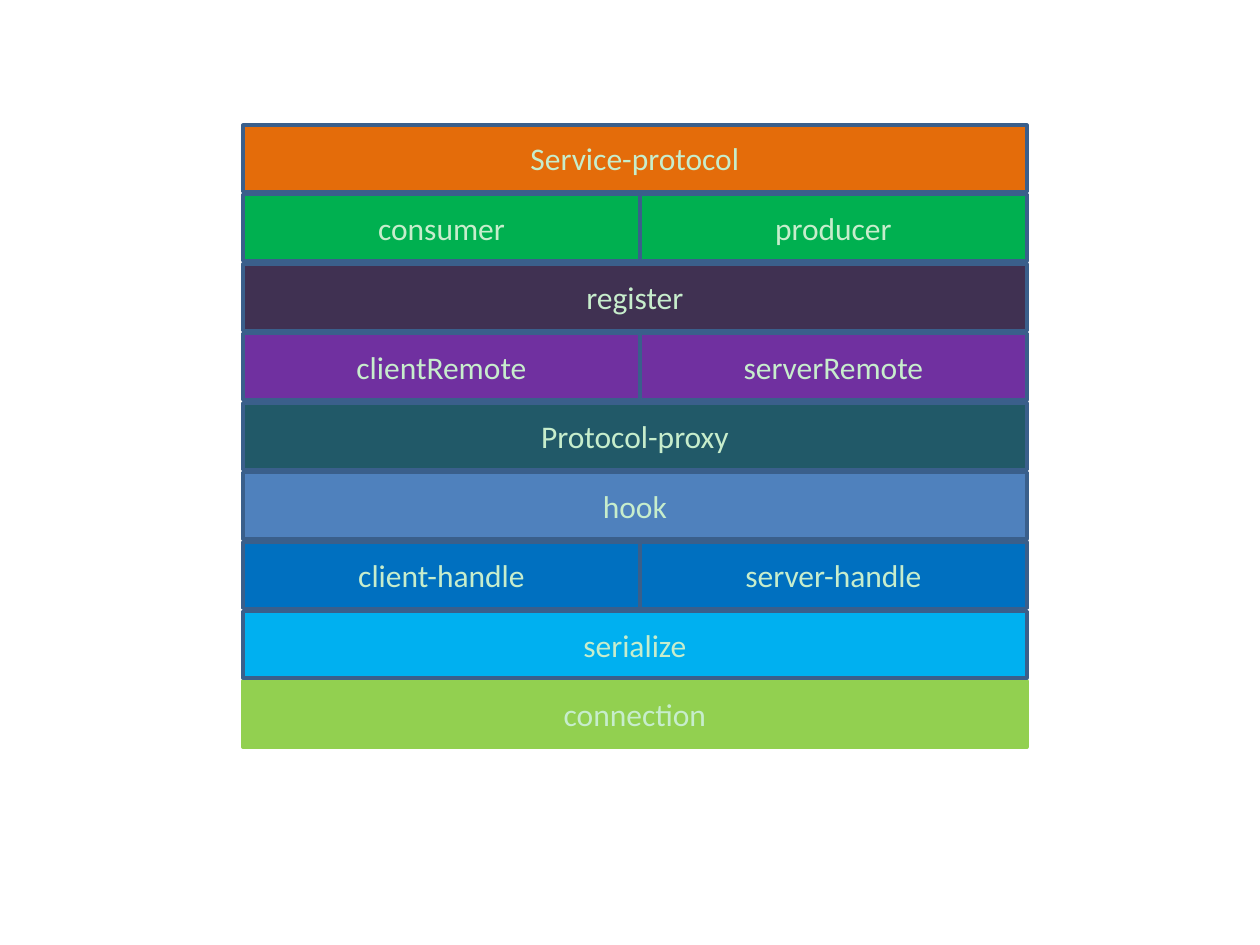
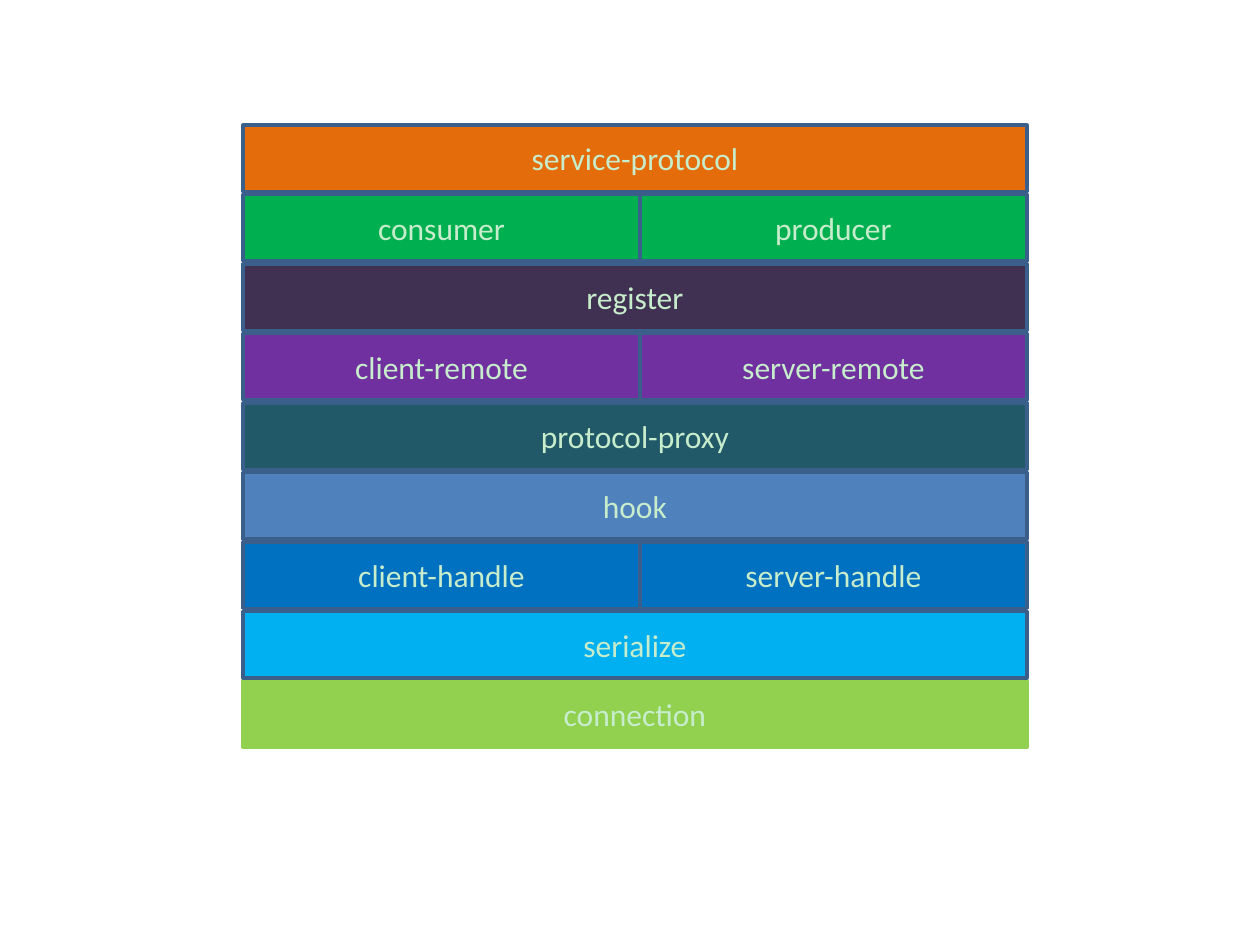
Before and after one commit to scanry/dove, a slide deck: slide 1 of design/系统结构层次图.pptx. Drawn at 1260x945 pixels with LibreOffice and Linux fonts; fonts in the diff are those of the drawing. Boxes give left, top, right and bottom in pixels: in the first picture for what was removed or moved away, otherwise in the second. Text is boxed around its words. In the diff, an @@ line names an element or a change of style, - is before the commit and + after.

```diff
--- a/design/系统结构层次图.pptx
+++ b/design/系统结构层次图.pptx
@@ text in rectangle at box(532, 148, 739, 175): text changed @@
-Service-protocol
+service-protocol
@@ text in rectangle at box(355, 357, 528, 379): text changed @@
-clientRemote
+client-remote
@@ text in rectangle at box(742, 359, 924, 379): text changed @@
-serverRemote
+server-remote
@@ text in rectangle at box(541, 426, 729, 453): text changed @@
-Protocol-proxy
+protocol-proxy
```
Also in this commit, not shown: 1 other file.
